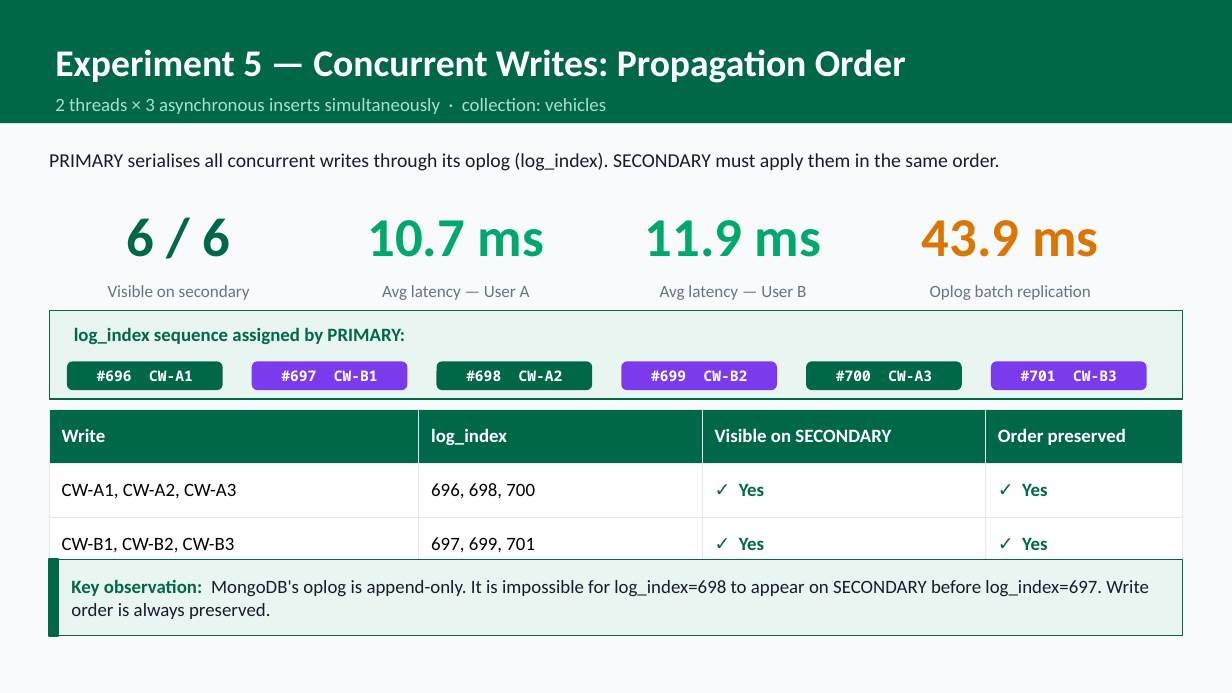
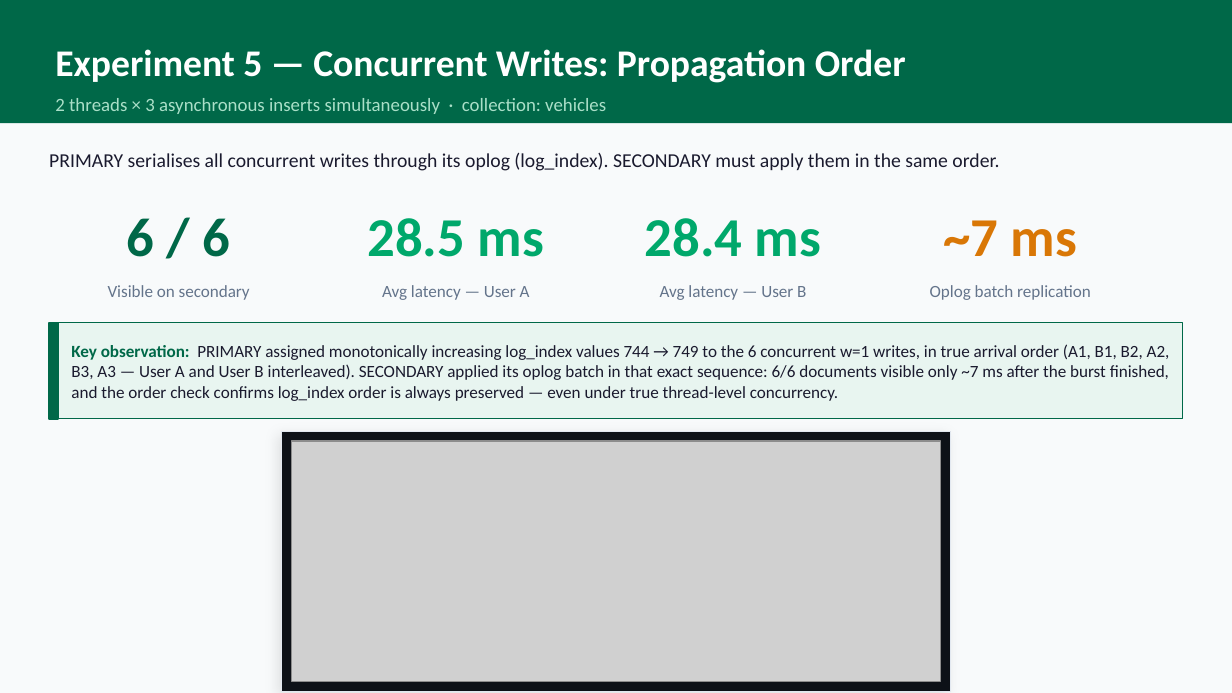
Before and after one commit to mertkarahan955/ceng465_project, a slide deck: slide 9 of presentation/report_presentation.pptx (slide 8 before the commit). Drawn at 1232x693 pixels with LibreOffice and Linux fonts; fonts in the diff are those of the drawing; grey boxes stand for pictures. Boxes give left, top, right and bottom in pixels: in the first picture for what was removed or moved away, otherwise in the second. Text is boxed around its words. In the diff, an @@ line names an element or a change of style, - is before the commit and + after.

Commit message:
Add experiment results and update presentation for Read-After-Write consistency
- Added JSON files for two experiments (20260608_223902_8244.json and 20260608_223905_6750.json) detailing Read-After-Write consistency tests.
- Updated `build_pptx.js` to reflect changes in experiment titles, descriptions, and statistics for Read-After-Write and Monotonic Reads.
- Included new images (exp3.png, exp4.png, exp5.png) for visual representation of experiments in the presentation.
- Updated the overall presentation file (report_presentation.pptx) to incorporate the latest changes and findings.

```diff
--- a/presentation/report_presentation.pptx
+++ b/presentation/report_presentation.pptx
@@ text at (367, 218, 544, 257): text changed @@
-10.7 ms
+28.5 ms
@@ text at (645, 218, 821, 257): text changed @@
-11.9 ms
+28.4 ms
@@ text at (943, 220, 1077, 257): text changed @@
-43.9 ms
+~7 ms
@@ rectangle: place and size @@
-rectangle at (49, 310, 1183, 399)
+rectangle at (49, 323, 1183, 419)
@@ rectangle: place and size @@
-rectangle at (49, 559, 58, 636)
+rectangle at (49, 323, 58, 419)
@@ text removed at (74, 327, 405, 344) @@
-log_index sequence assigned by PRIMARY:
@@ text added at (71, 344, 1170, 401), 10 pt, text #1A1A2E @@
+Key observation: PRIMARY assigned monotonically increasing log_index values 744 → 749 to the 6 concurrent w=1 writes, in true arrival order (A1, B1, B2, A2, B3, A3 — User A and User B interleaved). SECONDARY applied its oplog batch in that exact sequence: 6/6 documents visible only ~7 ms after the burst finished, and the order check confirms log_index order is always preserved — even under true thread-level concurrency.
@@ rounded rectangle removed at (68, 362, 222, 389) @@
@@ text removed at (97, 370, 193, 381) @@
-#696 CW-A1
@@ rounded rectangle removed at (253, 362, 407, 389) @@
@@ text removed at (281, 370, 378, 381) @@
-#697 CW-B1
@@ rounded rectangle removed at (437, 362, 591, 389) @@
@@ text removed at (466, 370, 563, 381) @@
-#698 CW-A2
@@ rounded rectangle removed at (622, 362, 776, 389) @@
@@ text removed at (651, 370, 748, 381) @@
-#699 CW-B2
@@ rounded rectangle removed at (807, 362, 961, 389) @@
@@ text removed at (836, 370, 932, 381) @@
-#700 CW-A3
@@ rounded rectangle removed at (992, 362, 1146, 389) @@
@@ text removed at (1021, 370, 1117, 381) @@
-#701 CW-B3
@@ table removed at (49, 409, 1183, 557), 3 rows, 4 columns @@
-Write | log_index | Visible on SECONDARY | Order preserved
-CW-A1, CW-A2, CW-A3 | 696, 698, 700 | ✓ Yes | ✓ Yes
-CW-B1, CW-B2, CW-B3 | 697, 699, 701 | ✓ Yes | ✓ Yes
@@ rectangle: place and size @@
-rectangle at (49, 559, 1183, 636)
+rectangle at (282, 431, 951, 691)
@@ rectangle at (282, 431, 951, 691): fill #E8F5F0 to #0D1117; outline #006848 0.8 pt to #E2E8F0 0.5 pt; shadow on @@
@@ picture added at (292, 441, 941, 681) @@
@@ text removed at (71, 579, 1149, 619) @@
-Key observation: MongoDB's oplog is append-only. It is impossible for log_index=698 to appear on SECONDARY before log_index=697. Write order is always preserved.
```
Also in this commit, not shown: 5 other slides changed, 2 slides added, 1 slide removed, 8 other files.
